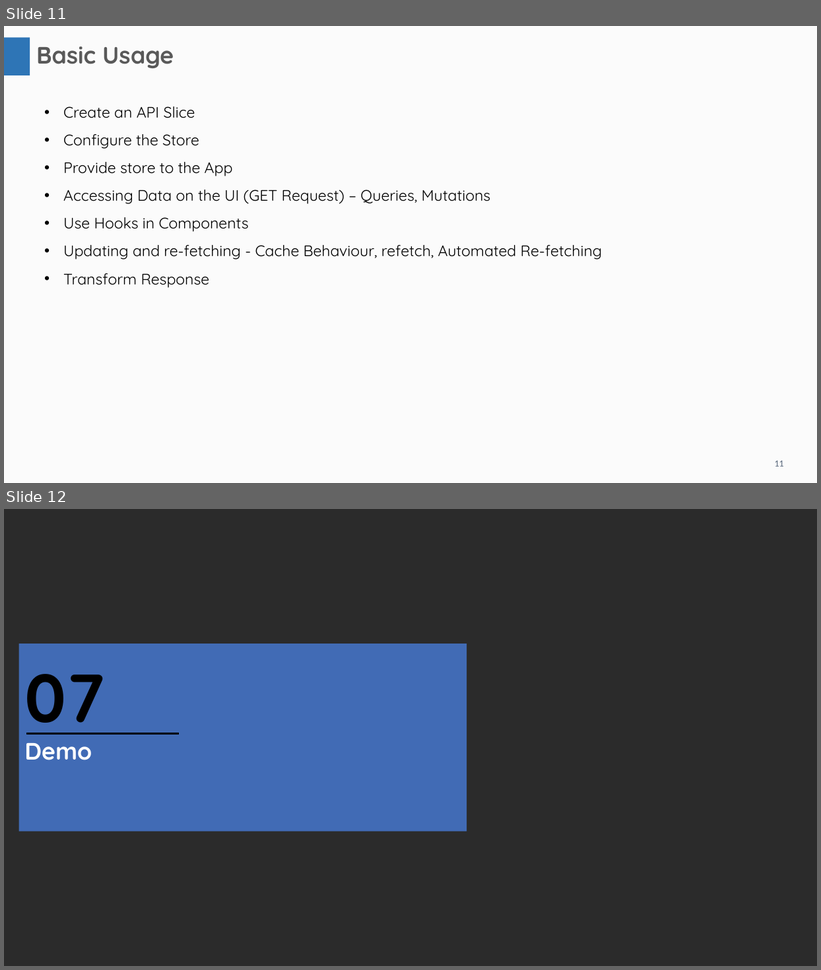
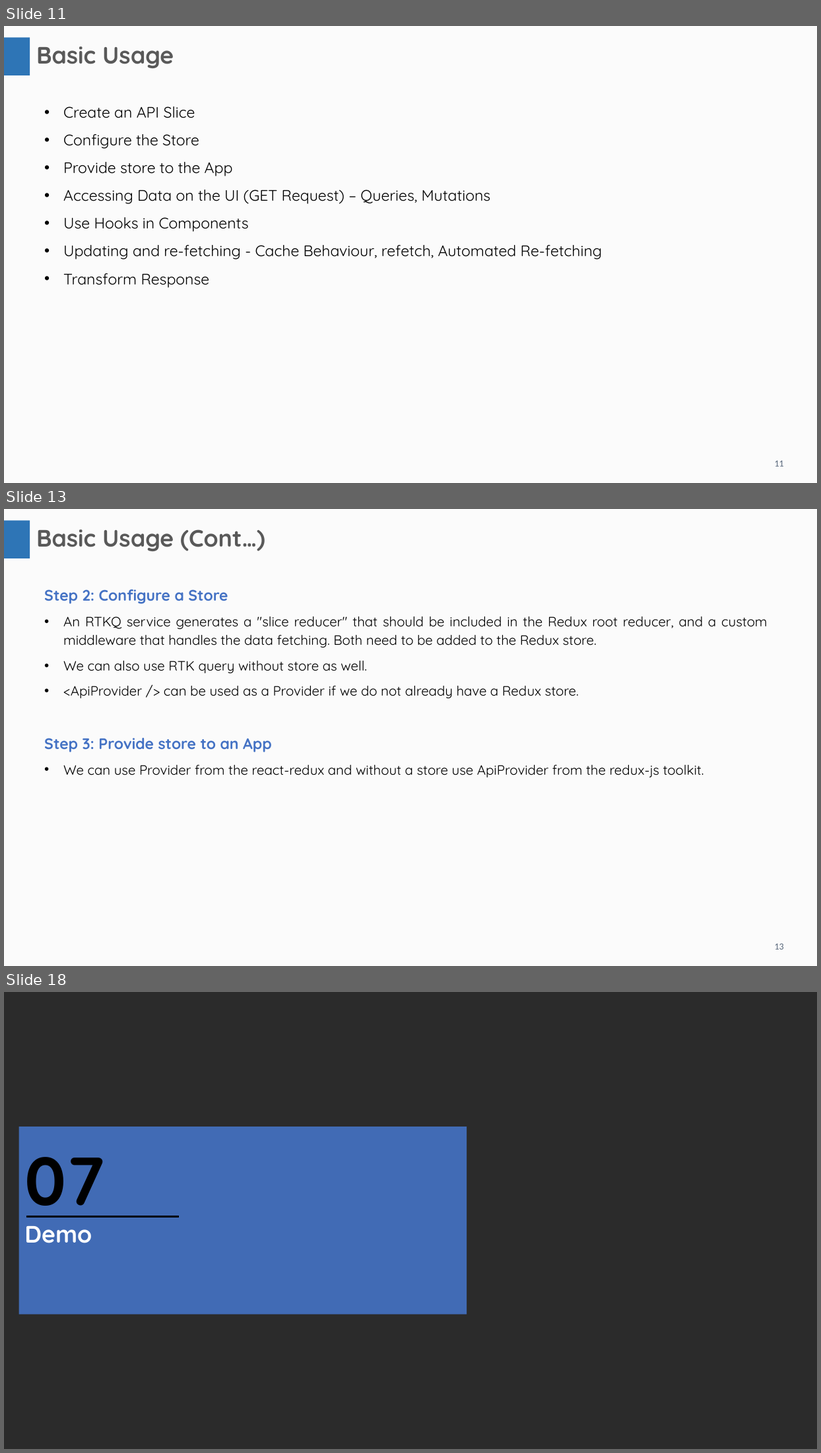
Before and after one commit to JenuTandel/date-fns-n-RTK-Query, a slide deck: RTK Query.pptx. Shown one above the other, each under a label of ours: slides 11 and 12 before the commit, slides 11, 13 and 18 after it; the slides between them are not shown. The pictures are 821x970 and 821x1453 pixels, drawn with LibreOffice and Linux fonts; fonts in the diff are those of the drawing; background and template pictures are left out; a plain dark background stands for a picture behind light text. Boxes give left, top, right and bottom in pixels: in the first picture for what was removed or moved away, otherwise in the second. Text is boxed around its words. In the diff, an @@ line names an element or a change of style, - is before the commit and + after.

```diff
--- a/RTK Query.pptx
+++ b/RTK Query.pptx
@@ slide 13 added at box(4, 509, 817, 966), background #FBFBFB; not listed: 2 template elements that a slide beside it also shows @@
@@ text added at box(36, 529, 265, 551), 28 pt, text #595959, bold @@
+Basic Usage (Cont…)
@@ text added at box(44, 590, 768, 778), 16 pt, text #000000 @@
+Step 2: Configure a Store
+• An RTKQ service generates a "slice reducer" that should be included in the Redux root reducer, and a custom middleware that handles the data fetching. Both need to be added to the Redux store.
+• We can also use RTK query without store as well.
+• <ApiProvider /> can be used as a Provider if we do not already have a Redux store.
+Step 3: Provide store to an App
+• We can use Provider from the react-redux and without a store use ApiProvider from the redux-js toolkit.
@@ what was slide 12 is now slide 18 @@
```
Also in this commit, not shown: 5 other slides added, 50 other files.
